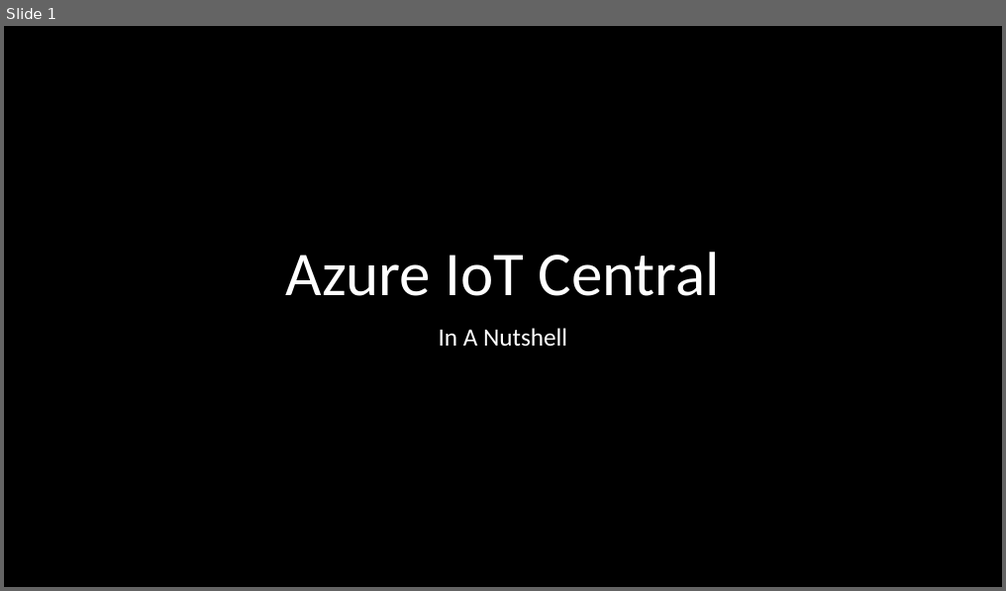
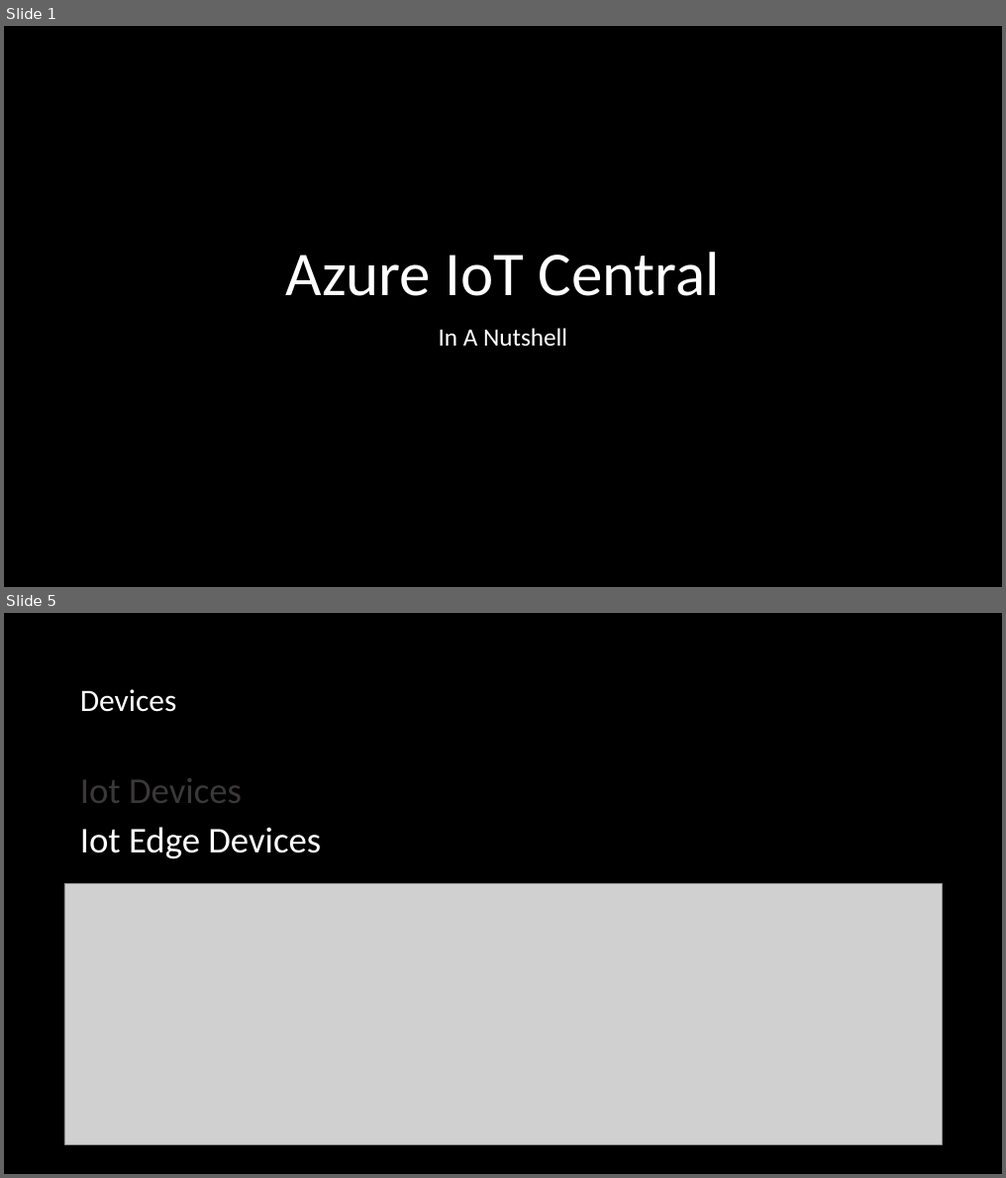
Before and after one commit to thomasgodon/DevCruiseTalk2023, a slide deck: .ppt/Azure Iot Central.pptx. Shown one above the other, each under a label of ours: slide 1 before the commit, slides 1 and 5 after it; the slides between them are not shown. The pictures are 1006x591 and 1006x1178 pixels, drawn with LibreOffice and Linux fonts; fonts in the diff are those of the drawing; grey boxes stand for pictures. Boxes give left, top, right and bottom in pixels: in the first picture for what was removed or moved away, otherwise in the second. Text is boxed around its words. In the diff, an @@ line names an element or a change of style, - is before the commit and + after.

```diff
--- a/.ppt/Azure Iot Central.pptx
+++ b/.ppt/Azure Iot Central.pptx
@@ slide 5 added at [4, 613, 1002, 1174], background #000000 @@
@@ text added at [80, 689, 177, 712], 30 pt, text #FFFFFF @@
+Devices
@@ text added at [80, 778, 321, 860], 35 pt, text #FFFFFF @@
+Iot Devices
+Iot Edge Devices
@@ picture added at [64, 884, 943, 1146] @@
```
Also in this commit, not shown: 2 slides changed, 2 other slides added, 9 slides removed.
